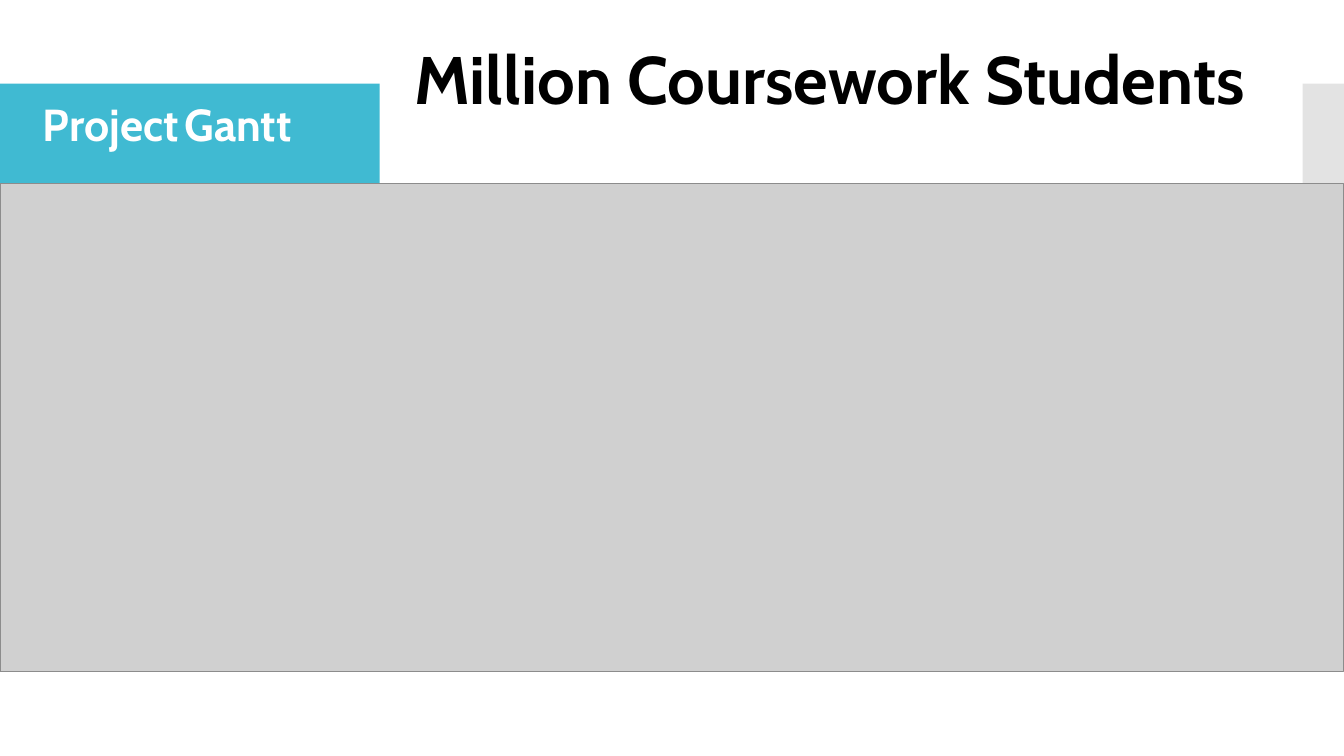
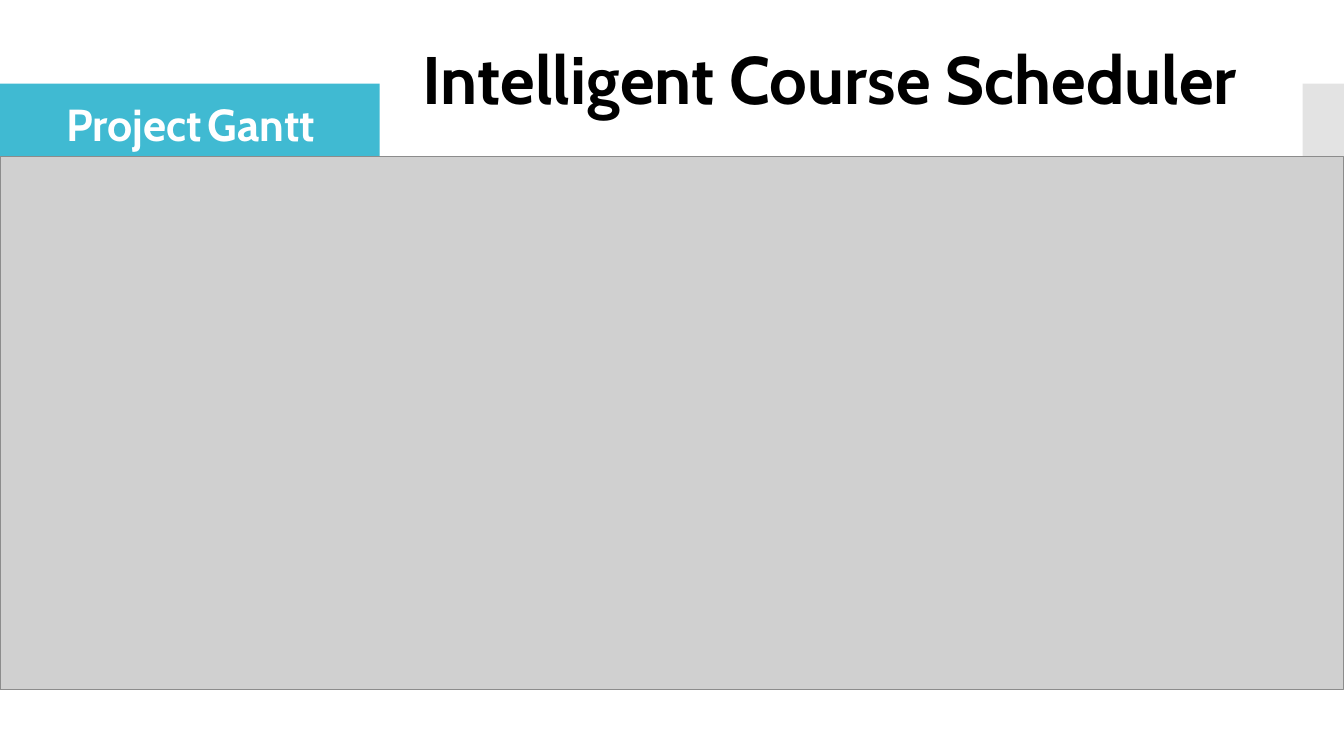
Before and after one commit to million-coursework/million-coursework, a slide deck: slide 7 of Documentation/Audit1/Million Coursework Stuednts(temp).pptx (slide 5 before the commit). Drawn at 1344x756 pixels with LibreOffice and Linux fonts; fonts in the diff are those of the drawing; grey boxes stand for pictures. Boxes give left, top, right and bottom in pixels: in the first picture for what was removed or moved away, otherwise in the second. Text is boxed around its words. In the diff, an @@ line names an element or a change of style, - is before the commit and + after.

```diff
--- a/Documentation/Audit1/Million Coursework Stuednts(temp).pptx
+++ b/Documentation/Audit1/Million Coursework Stuednts(temp).pptx
@@ text at box(422, 53, 1237, 120): text changed @@
-Million Coursework Students
+Intelligent Course Scheduler
@@ text "Project Gantt" at box(66, 109, 315, 151): alignment left to centre @@
@@ picture: place and size @@
-picture at box(0, 184, 1344, 671)
+picture at box(0, 156, 1344, 690)
```
Also in this commit, not shown: 4 other slides changed, 11 slides added, 1 slide removed.
